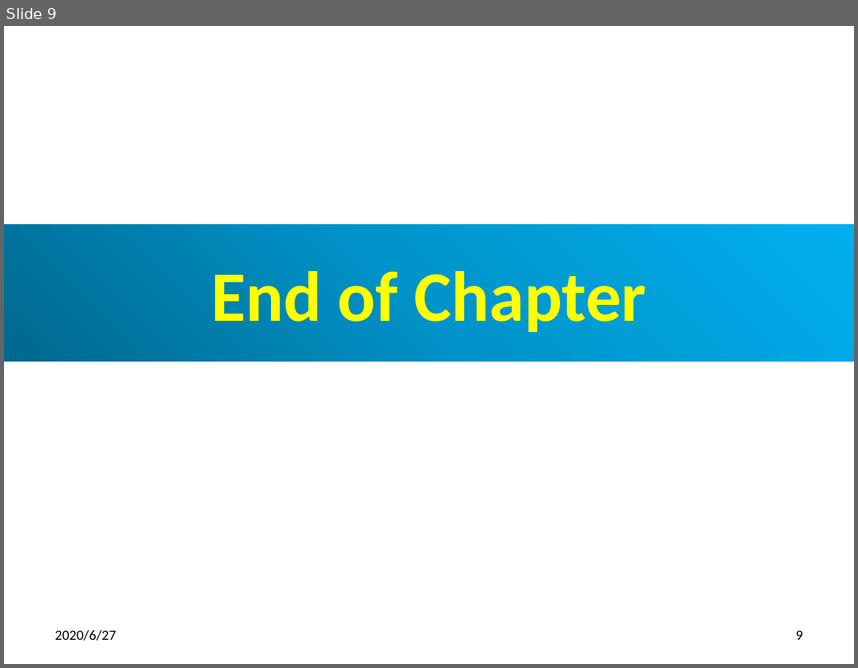
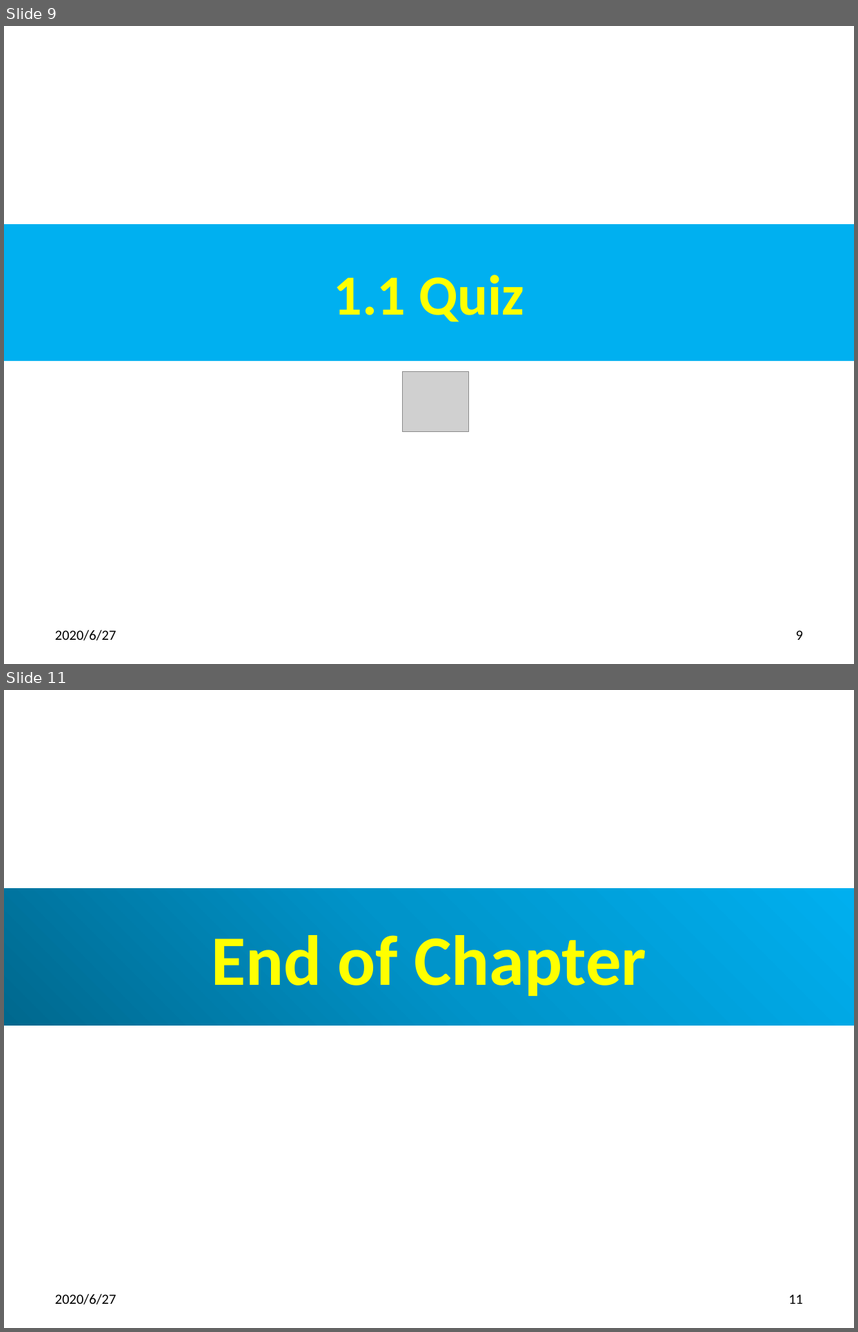
Before and after one commit to peterhchen/800-React-Hook, a slide deck: 01_Intro.pptx. Shown one above the other, each under a label of ours: slide 9 before the commit, slides 9 and 11 after it; the slides between them are not shown. The pictures are 858x668 and 858x1332 pixels, drawn with LibreOffice and Linux fonts; fonts in the diff are those of the drawing; grey boxes stand for pictures. Boxes give left, top, right and bottom in pixels: in the first picture for what was removed or moved away, otherwise in the second. Text is boxed around its words. In the diff, an @@ line names an element or a change of style, - is before the commit and + after.

Commit message:
Add QUiz

```diff
--- a/01_Intro.pptx
+++ b/01_Intro.pptx
@@ slide 9 added at (4,26,854,664), background #FFFFFF @@
@@ title added at (4,224,854,361), fill #00B0F0, 48 pt, text #FFFF00, bold @@
+1.1 Quiz
@@ picture added at (403,371,469,430) @@
@@ text added at (55,629,116,640), 12 pt, text #000000 @@
+2020/6/27
@@ page number added at (796,630,803,639), 12 pt, text #000000 @@
+9
@@ what was slide 9 is now slide 11 @@
@@ page number at (789,1294,803,1303): text changed @@
-9
+11
```
Also in this commit, not shown: 1 slide changed, 1 other slide added.
